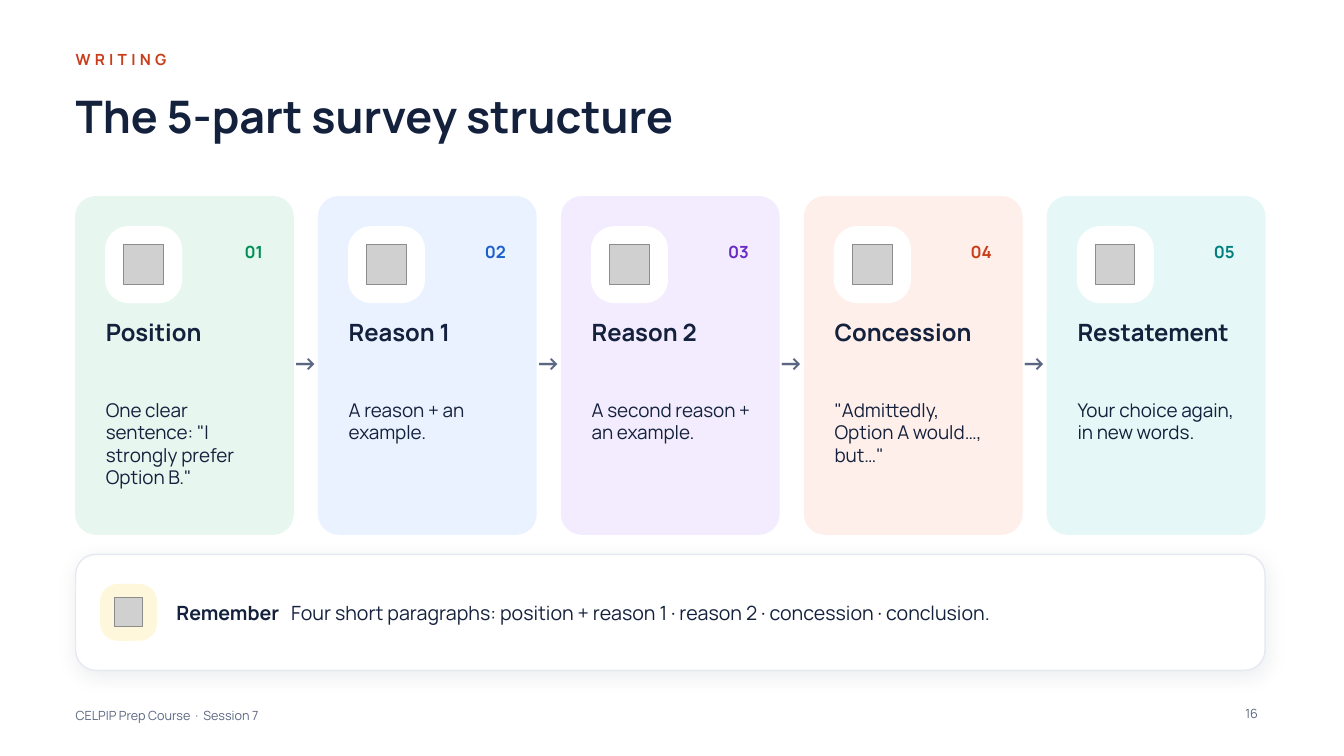
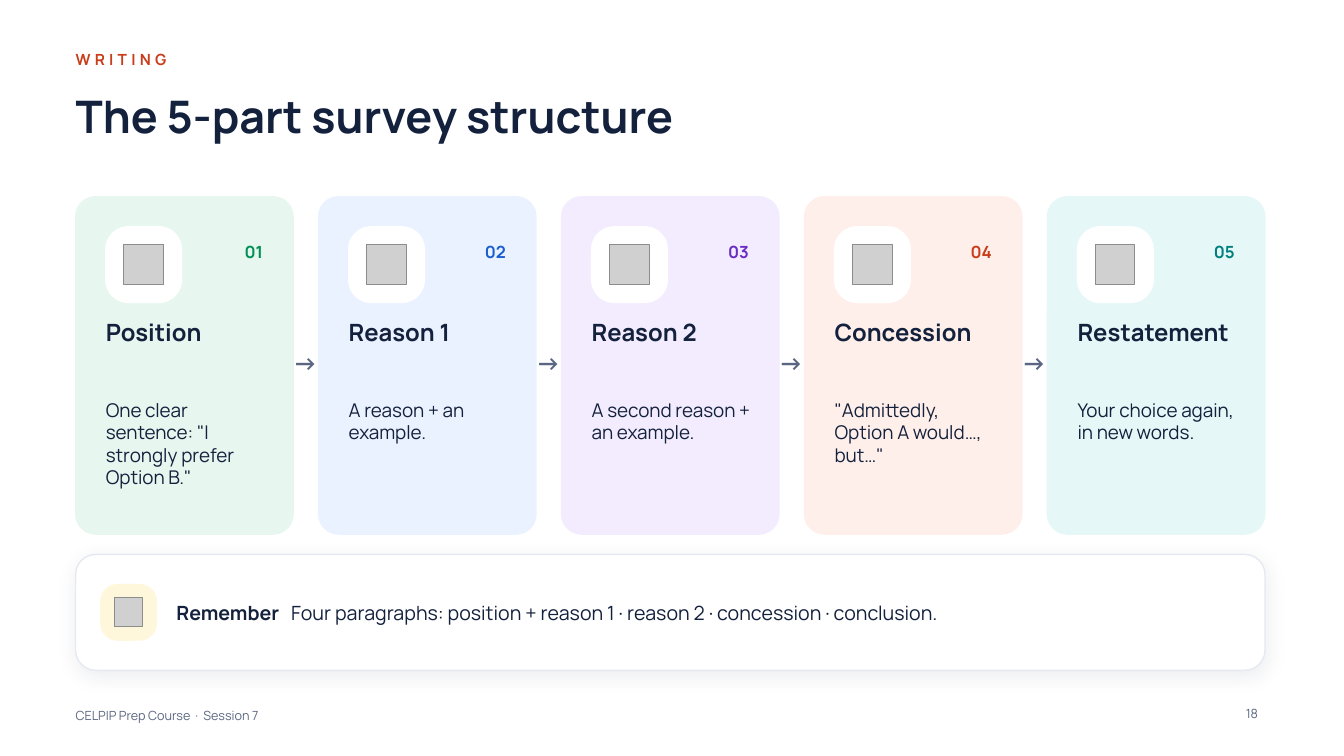
Before and after one commit to learnovateqa/The_English_Academy_CELPIP, a slide deck: slide 18 of decks/session-07.pptx (slide 16 before the commit). Drawn at 1344x756 pixels with LibreOffice and Linux fonts; fonts in the diff are those of the drawing; grey boxes stand for pictures. Boxes give left, top, right and bottom in pixels: in the first picture for what was removed or moved away, otherwise in the second. Text is boxed around its words. In the diff, an @@ line names an element or a change of style, - is before the commit and + after.

```diff
--- a/decks/session-07.pptx
+++ b/decks/session-07.pptx
@@ text at box(176, 605, 938, 625): text changed @@
-Remember Four short paragraphs: position + reason 1 · reason 2 · concession · conclusion.
+Remember Four paragraphs: position + reason 1 · reason 2 · concession · conclusion.
@@ page number at box(1246, 709, 1258, 718): text changed @@
-16
+18
```
Also in this commit, not shown: 7 other slides changed, 3 slides added, 3 other files.
